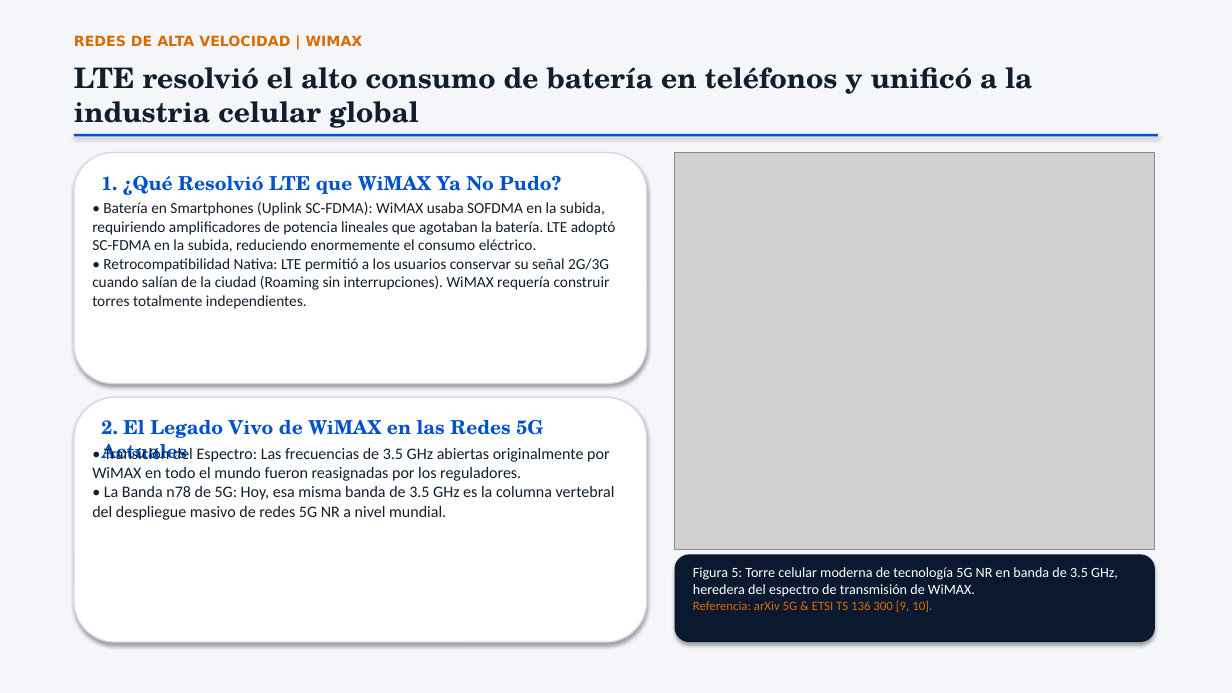
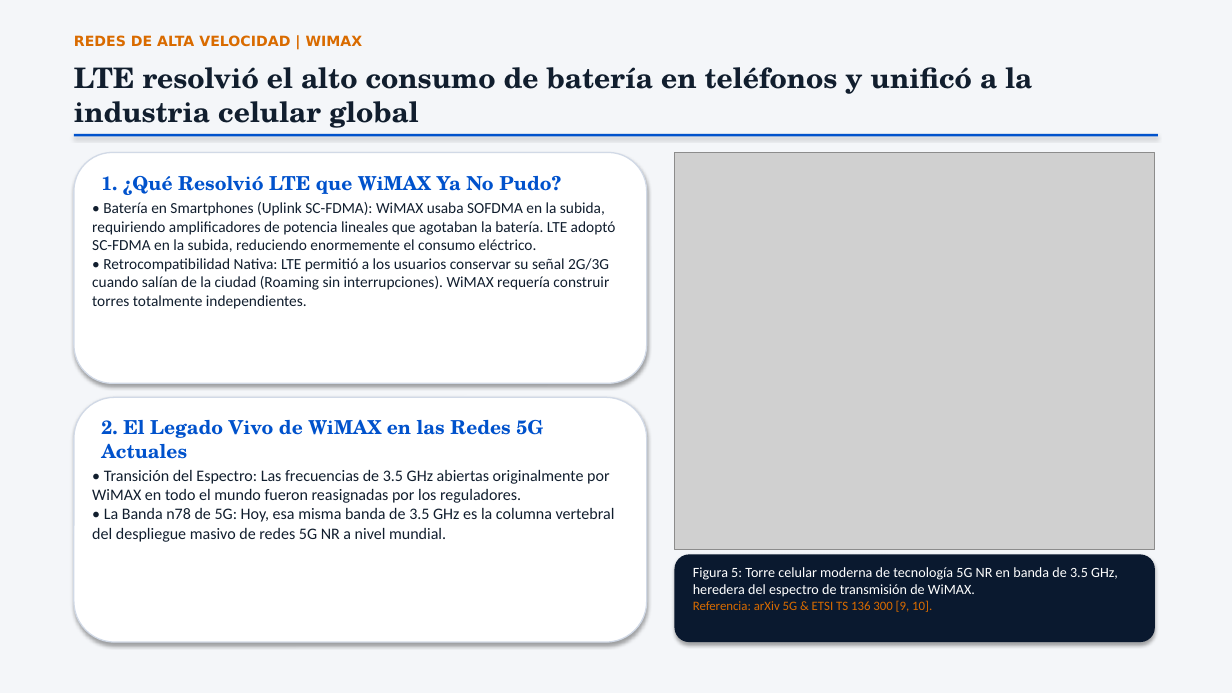
Before and after one commit to AyrXZ47/UAZ-IEI, a slide deck: slide 8 of 7mo Semestre/Redes de Alta Velocidad/wimax_presentacion_redes.pptx. Drawn at 1232x693 pixels with LibreOffice and Linux fonts; fonts in the diff are those of the drawing; grey boxes stand for pictures. Boxes give left, top, right and bottom in pixels: in the first picture for what was removed or moved away, otherwise in the second. Text is boxed around its words. In the diff, an @@ line names an element or a change of style, - is before the commit and + after.

```diff
--- a/7mo Semestre/Redes de Alta Velocidad/wimax_presentacion_redes.pptx
+++ b/7mo Semestre/Redes de Alta Velocidad/wimax_presentacion_redes.pptx
@@ text "• Transición del Espectro: Las ...": place and size @@
-text "• Transición del Espectro: Las ..." at (92, 446, 615, 520)
+text "• Transición del Espectro: Las ..." at (92, 470, 615, 542)
```
Also in this commit, not shown: 1 other slide changed.
